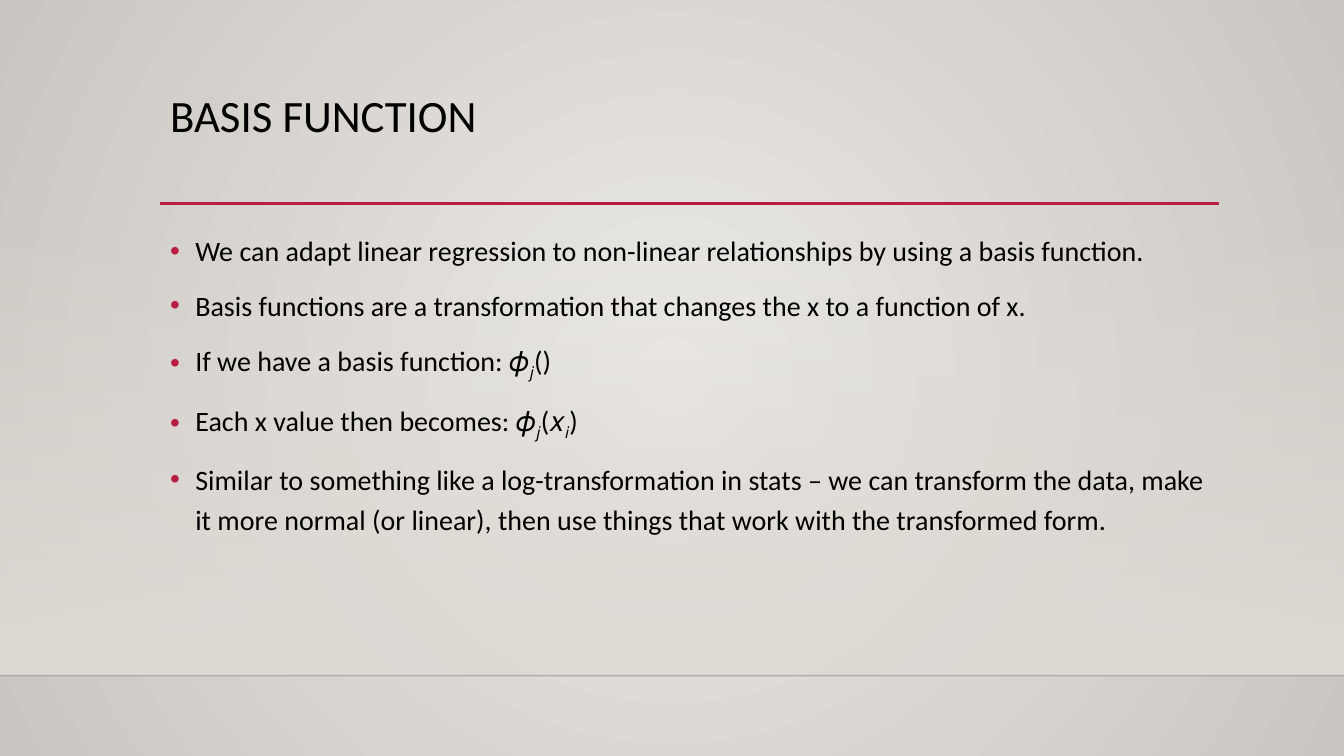
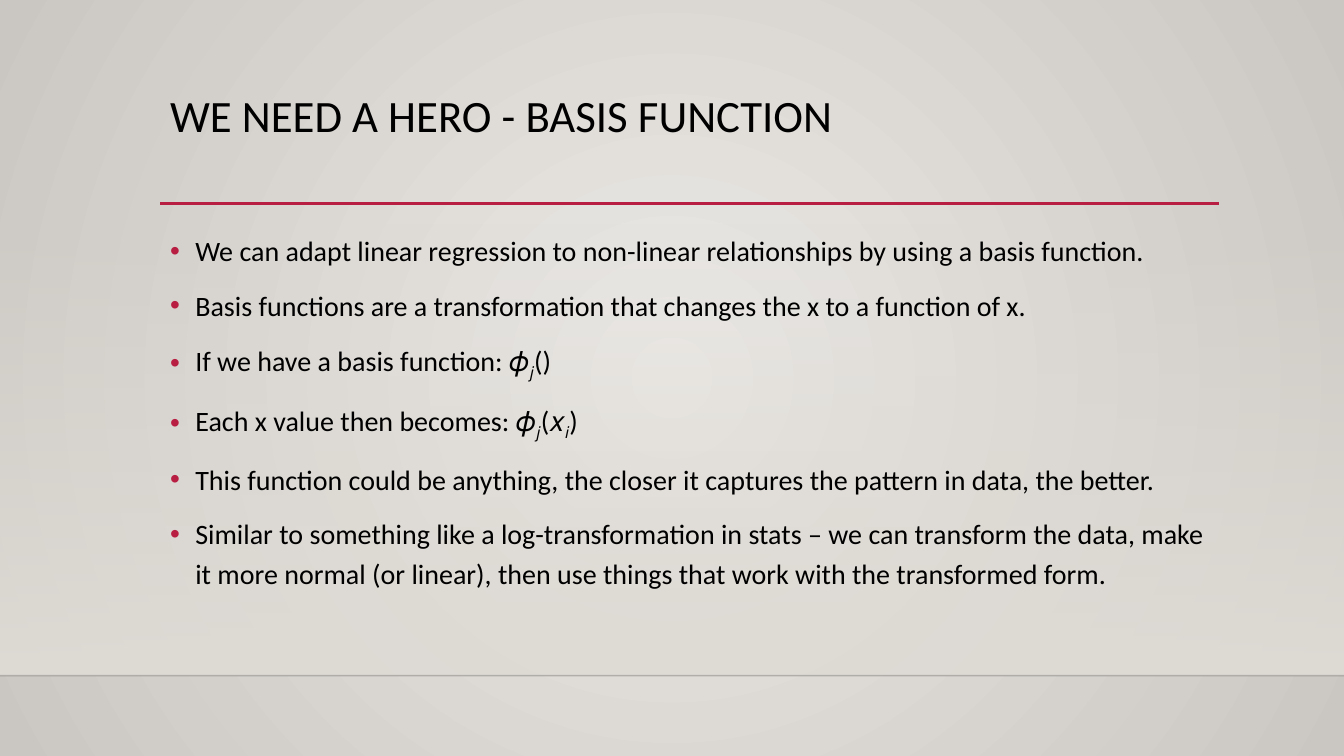
Before and after one commit to glennybarnes/Intro_to_Machine_Learning_Students, a slide deck: slide 18 of reference_content/Slides/007_Basis_and_Regularization.pptx (slide 17 before the commit). Drawn at 1344x756 pixels with LibreOffice and Linux fonts; fonts in the diff are those of the drawing; background and template pictures are left out. Boxes give left, top, right and bottom in pixels: in the first picture for what was removed or moved away, otherwise in the second. Text is boxed around its words. In the diff, an @@ line names an element or a change of style, - is before the commit and + after.

```diff
--- a/reference_content/Slides/007_Basis_and_Regularization.pptx
+++ b/reference_content/Slides/007_Basis_and_Regularization.pptx
@@ title at bbox=[170, 103, 832, 133]: text changed @@
-BASIS FUNCTION
+WE NEED A HERO - BASIS FUNCTION
@@ text at bbox=[195, 470, 1154, 495]: paragraph added @@
+• This function could be anything, the closer it captures the pattern in data, the better.
```
Also in this commit, not shown: 12 other slides changed, 10 slides added, 3 other files.
